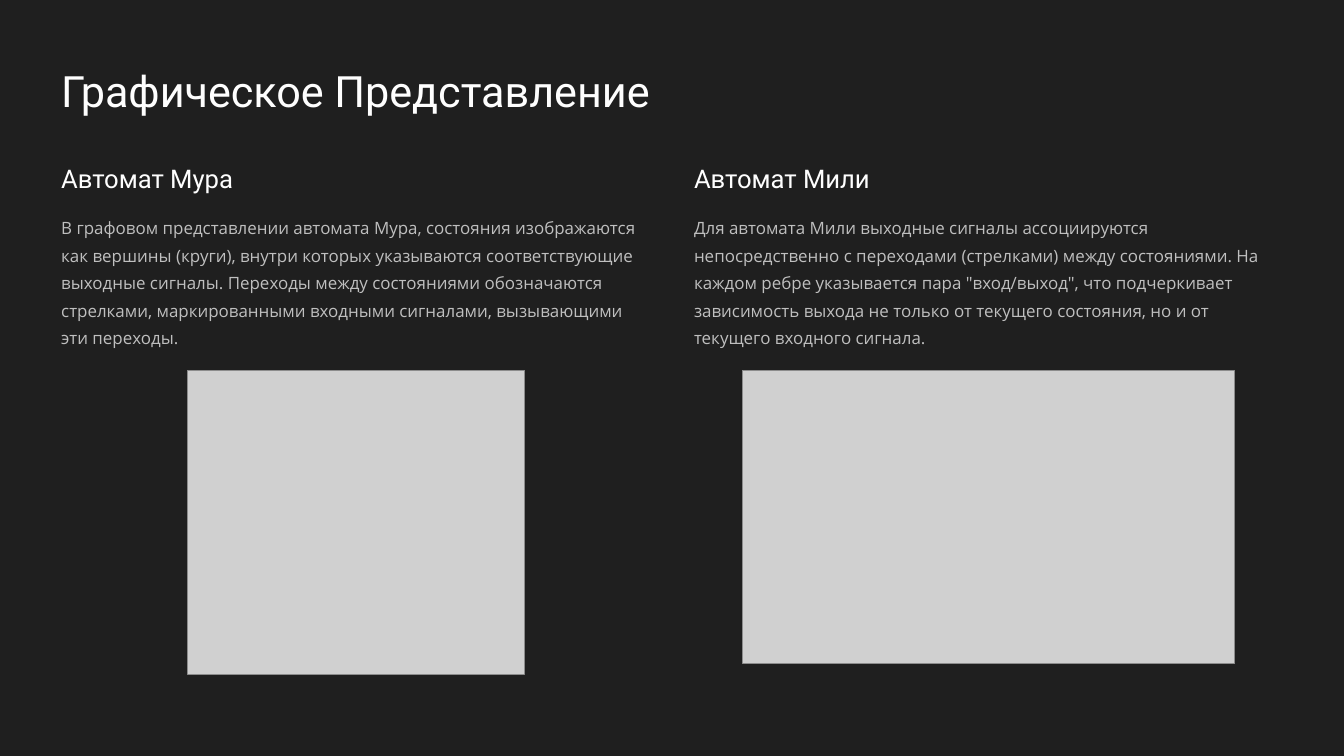
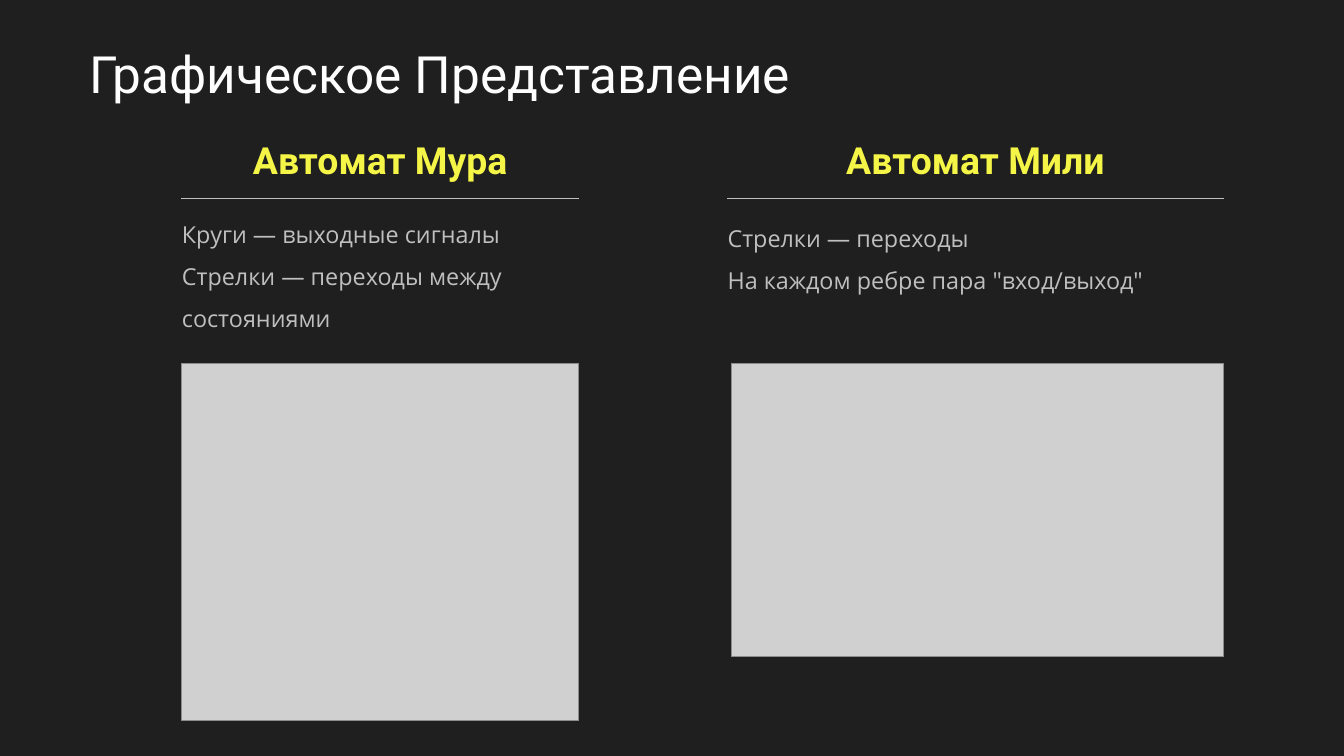
Before and after one commit to Astolfo-femboy-UwU/urban-octo-barnacle, a slide deck: slide 6 of Вычислительная техника/Автоматы Мура и Мили.pptx. Drawn at 1344x756 pixels with LibreOffice and Linux fonts; fonts in the diff are those of the drawing; grey boxes stand for pictures; background and template pictures are left out. Boxes give left, top, right and bottom in pixels: in the first picture for what was removed or moved away, otherwise in the second. Text is boxed around its words. In the diff, an @@ line names an element or a change of style, - is before the commit and + after.

```diff
--- a/Вычислительная техника/Автоматы Мура и Мили.pptx
+++ b/Вычислительная техника/Автоматы Мура и Мили.pptx
@@ text "Графическое Представление": place and size @@
-text "Графическое Представление" at bbox=[61, 74, 649, 116]
+text "Графическое Представление" at bbox=[89, 54, 790, 104]
@@ text "Графическое Представление" at bbox=[89, 54, 790, 104]: size 37 to 44 pt; alignment left to centre @@
@@ text "Автомат Мура" at bbox=[253, 147, 507, 182]: size 22 to 32 pt, text colour #FEFEFE to #F5F547, bold on; alignment left to centre @@
@@ text "Автомат Мура": place and size @@
-text "Автомат Мура" at bbox=[61, 169, 233, 194]
+text "Автомат Мура" at bbox=[253, 147, 507, 182]
@@ text "Автомат Мили": place and size @@
-text "Автомат Мили" at bbox=[694, 169, 870, 189]
+text "Автомат Мили" at bbox=[846, 147, 1104, 175]
@@ text "Автомат Мили" at bbox=[846, 147, 1104, 175]: size 22 to 32 pt, text colour #FEFEFE to #F5F547, bold on; alignment left to centre @@
@@ text "Круги — выходные сигналы" at bbox=[182, 226, 502, 327]: vertical alignment top to middle @@
@@ line added from (182, 198) to (579, 198), #BFBFBF 0 pt @@
@@ line added from (727, 198) to (1224, 198), #BFBFBF 0 pt @@
@@ text at bbox=[182, 226, 502, 327]: text changed; size 14.5 to 20 pt @@
-В графовом представлении автомата Мура, состояния изображаются как вершины (круги), внутри которых указываются соответствующие выходные сигналы. Переходы между состояниями обозначаются стрелками, маркированными входными сигналами, вызывающими эти переходы.
+Круги — выходные сигналы
+Стрелки — переходы между состояниями
@@ text removed at bbox=[694, 222, 1258, 348] @@
-Для автомата Мили выходные сигналы ассоциируются непосредственно с переходами (стрелками) между состояниями. На каждом ребре указывается пара "вход/выход", что подчеркивает зависимость выхода не только от текущего состояния, но и от текущего входного сигнала.
@@ text added at bbox=[728, 230, 1143, 295], 20 pt, text #BFBFBF @@
+Стрелки — переходы
+На каждом ребре пара "вход/выход"
@@ picture: place and size @@
-picture at bbox=[187, 370, 524, 674]
+picture at bbox=[182, 364, 579, 721]
@@ picture: place and size @@
-picture at bbox=[743, 370, 1235, 664]
+picture at bbox=[732, 364, 1224, 657]
```
Also in this commit, not shown: 7 other slides changed, 1 slide added, 1 slide removed, 1 other file.
